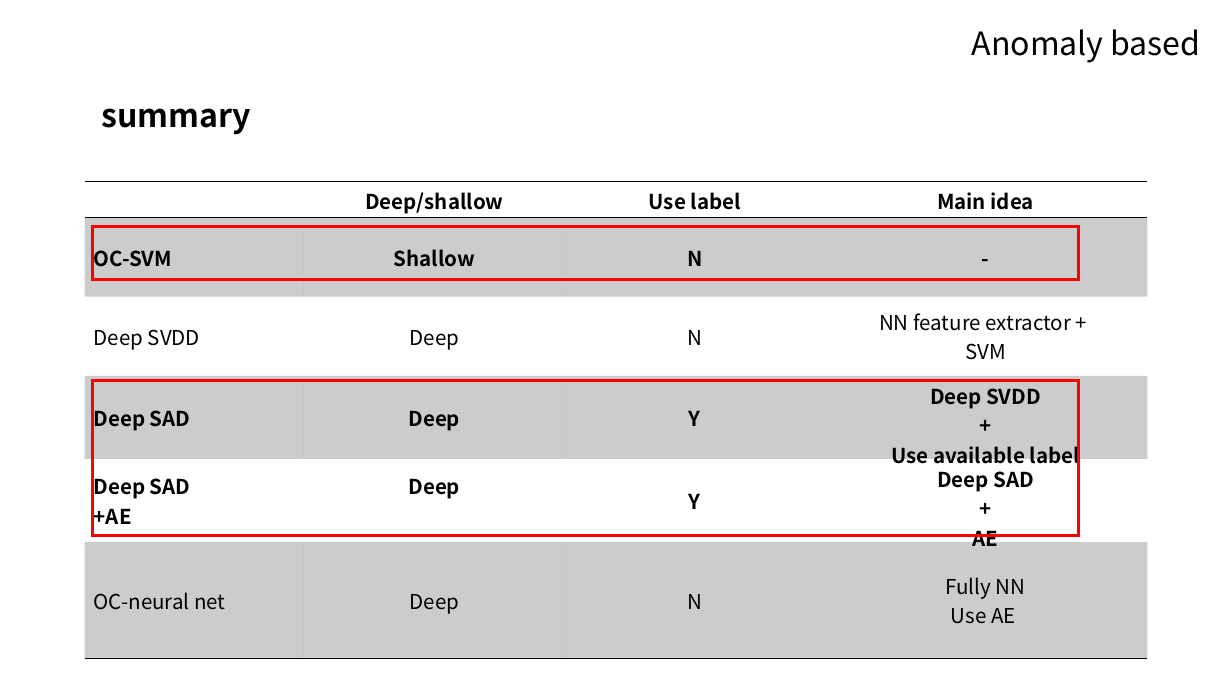
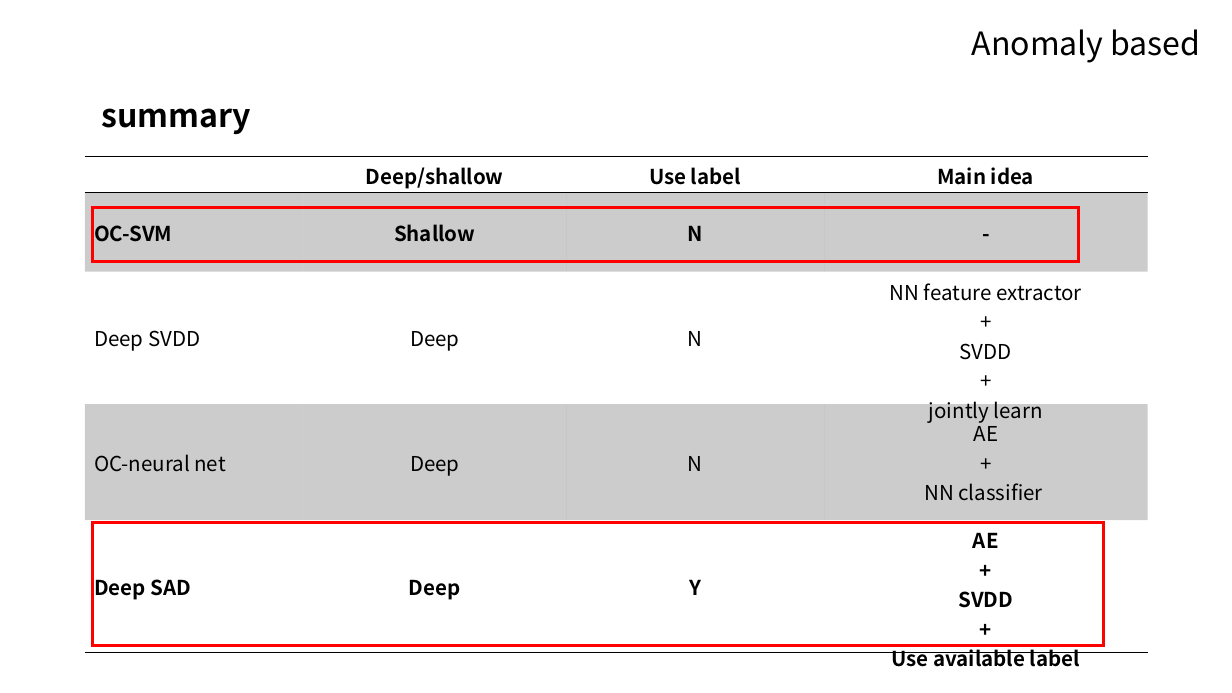
Before and after one commit to 100jy/anomaly-research, a slide deck: slide 27 of fraud_detection.pptx (slide 28 before the commit). Drawn at 1232x693 pixels with LibreOffice and Linux fonts; fonts in the diff are those of the drawing. Boxes give left, top, right and bottom in pixels: in the first picture for what was removed or moved away, otherwise in the second. Text is boxed around its words. In the diff, an @@ line names an element or a change of style, - is before the commit and + after.

```diff
--- a/fraud_detection.pptx
+++ b/fraud_detection.pptx
@@ table at [85,156,1147,671] @@
-row 3: Deep SVDD | Deep | N | NN feature extractor + / SVM
-row 4: Deep SAD | Deep | Y | Deep SVDD / + / Use available label
-row 5: Deep SAD / +AE | Deep | Y | Deep SAD / + / AE
-row 6: OC-neural net | Deep | N | Fully NN / Use AE
+row 3: Deep SVDD | Deep | N | NN feature extractor / + / SVDD / + / jointly learn
+row 4: OC-neural net | Deep | N | AE / + / NN classifier
+row 5: Deep SAD | Deep | Y | AE / + / SVDD / + / Use available label
@@ table: place and size @@
-table at [85,181,1147,658]
+table at [85,156,1147,671]
@@ rectangle: place and size @@
-rectangle at [92,226,1079,280]
+rectangle at [92,208,1079,262]
@@ rectangle: place and size @@
-rectangle at [92,381,1079,536]
+rectangle at [92,523,1104,646]
```
Also in this commit, not shown: 1 slide removed.
